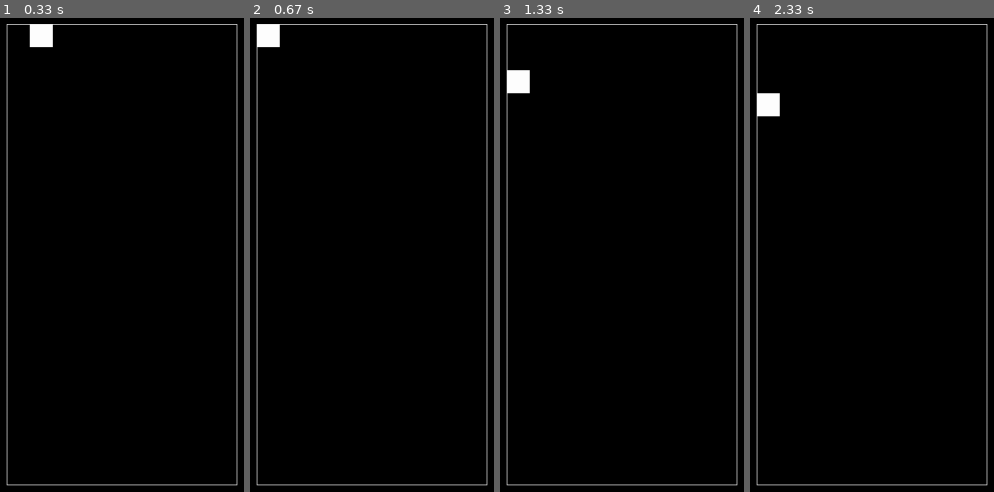
Above: before the commit, frames 1-4 (left to right).
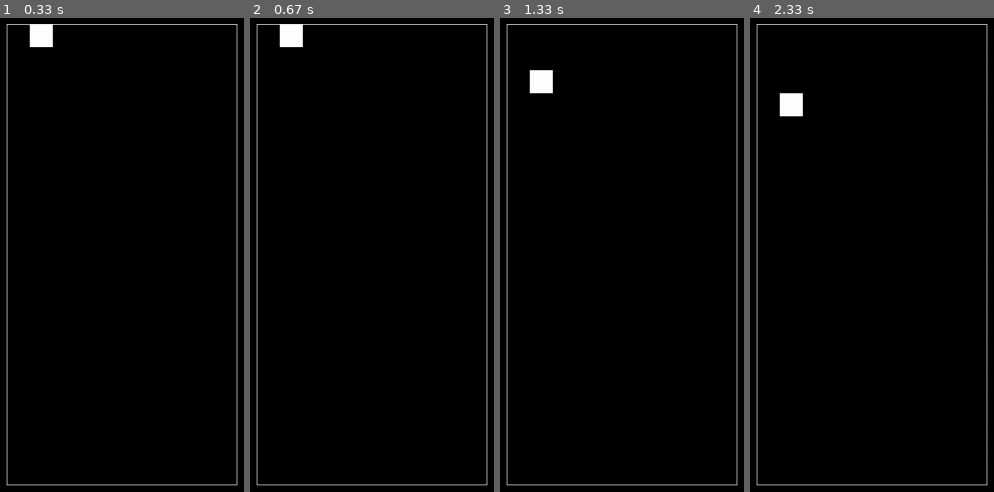
Above: after the commit, the same moments.

Repository: funa4i/pygame_tetris
Game: pygame game, started from main.py
The game is run twice, just before and just after one commit, with the same random seed, the same clock (stepped at 60 frames per second) and the same inputs.
Inputs:
- Up to frame 1 (0.33 s): no input
- Up to frame 2 (0.67 s): hold A from 0.33 s (still down)
- Up to frame 3 (1.33 s): release A at 0.87 s; hold A 0.9-1.3 s
- Up to frame 4 (2.33 s): hold D 1.33-1.97 s; hold A from 2 s (still down)

Frame 1 is identical in both runs. In frame 2, 1.0% of the frame differs, in the area x 2-22%, y 1-7%; in frame 3, 1.0%, in the area x 2-22%, y 10-17%; in frame 4, 1.0%.

Commit message:
numpy_zeros_commit

Diff:
--- a/main.py
+++ b/main.py
@@ -1,4 +1,5 @@
 import pygame
+import numpy as np
 
 size = width, height = 1366, 768
 screen = pygame.display.set_mode(size)
@@ -11,7 +12,7 @@
 class PlacePlay:
     # создание поля
     def __init__(self):
-        self.pole = [[0, 0, 0, 0, 0, 0, 0, 0, 0, 0, 0] for i in range(20)]
+        self.pole = np.zeros((20, 10), dtype=np.int16)
         self.pos_y = pos_y_global
         self.pos_x = pos_x_global
 
@@ -29,27 +30,18 @@
 clock = pygame.time.Clock()
 running = True
 play = PlacePlay()
-flag = True
 while running:
     for event in pygame.event.get():
         if event.type == pygame.QUIT:
             running = False
-        if event.type == pygame.KEYDOWN:
-            if flag:
-                if event.key == pygame.K_a:
-                    if play.pos_x != 250:
-                        play.pos_x -= 35
-                if event.key == pygame.K_d:
-                    if play.pos_x != 565:
-                        play.pos_x += 35
+        if event.type == pygame.K_a:
+            play.pos_x -= 36
     screen.fill((0, 0, 0))
     play.render()
     play.drop_item()
     pygame.display.flip()
     if pos_y_global < 720:
         pos_y_global += 100 // fps
-    else:
-        flag = False
     clock.tick(fps)
 
 
